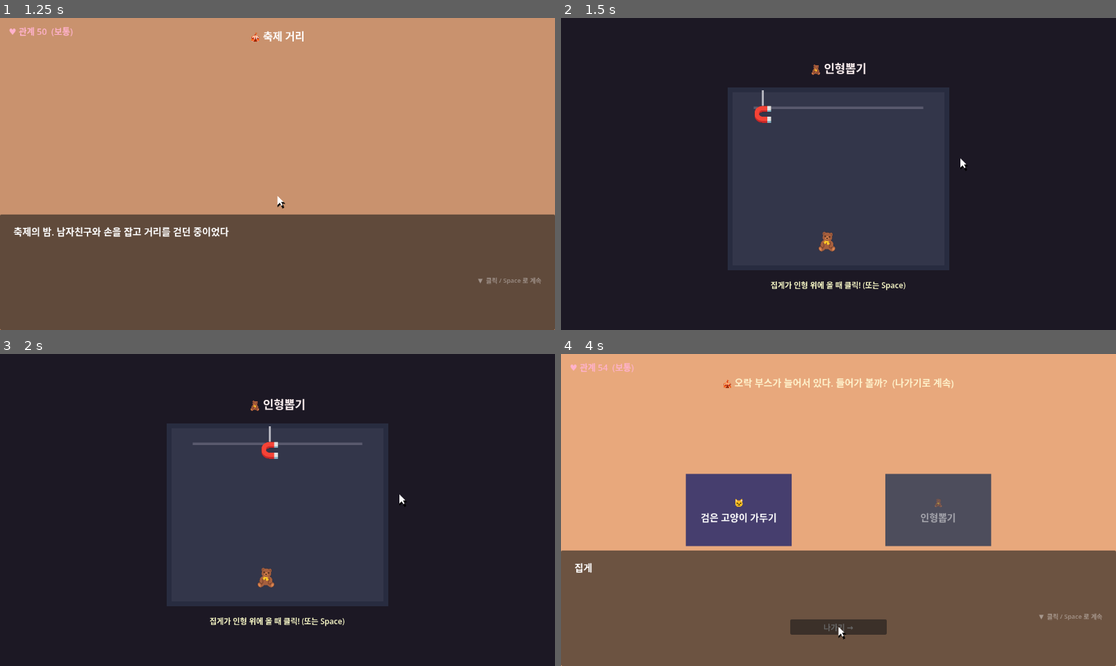
Above: before the commit, frames 1-4 (two rows, left to right).
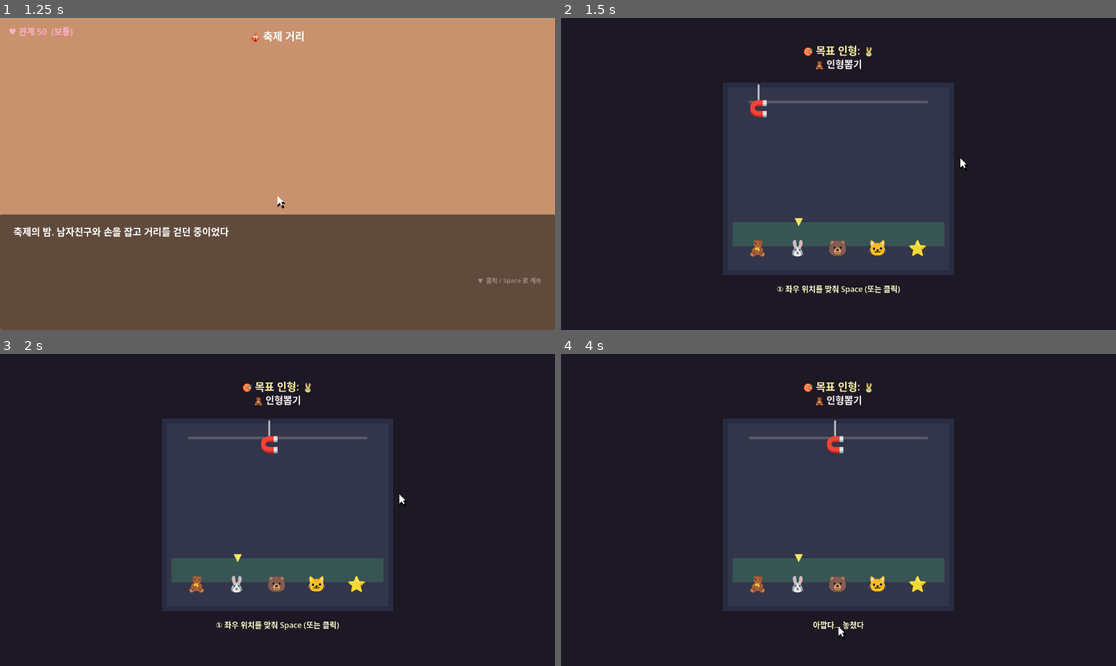
Above: after the commit, the same moments.

Repository: yellyB/game-65percnt
Game: Godot game, scene res://scenes/Main.tscn
Two runs of this game, one before a commit and one after it. Both use one fixed random seed, a clock stepped at 60 frames per second and the inputs below.
Inputs (mouse positions are in pixels of both pictures, inside the frame that each line leads up to):
- Up to frame 1 (1.25 s): click "▶ 처음부터 시작" at 0.5 s
- Up to frame 2 (1.5 s): tap Enter (ui_accept) at 1.25 s; move the mouse to (960, 158) at 1.27 s; tap Space at 1.35 s; click (960, 158) at 1.42 s
- Up to frame 3 (2 s): tap Enter (ui_accept) at 1.52 s
- Up to frame 4 (4 s): click "나가기 →" at 2 s; click "나가기 →" at 2.75 s; click "나가기 →" at 3.5 s

Frame 1 is identical in both runs. In frame 2, 7.3% of the frame differs, in the area x 29-71%, y 8-89%; in frame 3, 7.3%; in frame 4, 100%, in the area x 0-100%, y 0-100%.

Commit message:
인형뽑기 2단계 + 목표 인형 뽑기로 개편
- ① 좌우 위치 맞춰 Space → ② 하강 중 잡기 구간에서 Space (자동 잡기 X)
- 여러 인형 중 표시된 '목표 인형'을 정확히 뽑아야 성공 (x 정렬 + 타이밍)

Co-Authored-By: Claude Opus 4.8 (1M context) <noreply@anthropic.com>

Diff:
--- a/godot/scripts/ClawMachine.gd
+++ b/godot/scripts/ClawMachine.gd
@@ -1,80 +1,97 @@
 extends Control
-## 인형뽑기 미니게임. 집게가 좌우로 움직이고, 클릭/Space 로 내려서 인형을 집는다.
-## 집게가 인형과 tolerance 안에서 멈추면 성공. 로직은 타이밍과 같지만 연출이 실제 집게.
+## 인형뽑기 미니게임 (2단계).
+##  ① 집게가 좌우로 움직임 → Space/클릭 으로 정지 (목표 인형 x 에 맞추기)
+##  ② 집게가 내려갈 때 → 인형에 닿는 순간(잡기 구간) Space/클릭 으로 잡기 (타이밍, 자동 아님)
+##  여러 인형이 쌓여있고, 표시된 '목표 인형'을 정확히 뽑아야 성공.
 
 signal finished(win: bool)
 
-var speed_frac := 0.8    # 레일 폭 대비 초당 이동 (클수록 빠름=어려움) — Main 이 덮어씀
-var tolerance := 38.0    # 집게-인형 정렬 허용 px (작을수록 어려움)
+var speed_frac := 0.85    # 좌우 이동 속도 (레일폭 대비/초) — 클수록 어려움
+var tolerance := 34.0     # 목표 인형과의 x 허용 오차 px
 
-var _state := "move"     # move / drop / rise / done
+const DROP_SPEED := 260.0 # 하강 속도 (느릴수록 잡기 타이밍 쉬움)
+const DOLL_EMOJIS := ["🧸", "🐰", "🐻", "🐱", "⭐", "🎁", "🐧"]
+
+var _state := "aim"       # aim / drop / rise / done
 var _claw_x := 0.0
 var _claw_y := 0.0
 var _dir := 1.0
 var _rail_left := 0.0
 var _rail_right := 0.0
 var _rail_y := 0.0
-var _doll_x := 0.0
+var _grab_top := 0.0
+var _grab_bottom := 0.0
 var _doll_y := 0.0
+var _resolved := false
 var _grabbed := false
 var _win := false
-const DROP_SPEED := 430.0
+
+var _dolls: Array = []    # [{x, emoji, node}]
+var _target := 0
 
 var _cable: ColorRect
-var _doll: Label
 var _claw: Label
-var _status: Label
+var _hint: Label
 
 func _ready() -> void:
 	mouse_filter = Control.MOUSE_FILTER_STOP
 	var vp := get_viewport_rect().size
-	var bw := 460.0
-	var bh := 380.0
+	var bw := 480.0
+	var bh := 400.0
 	var bx := (vp.x - bw) / 2.0
 	var by := (vp.y - bh) / 2.0 + 10.0
-	_rail_y = by + 46.0
+	_rail_y = by + 44.0
 	_rail_left = bx + 54.0
 	_rail_right = bx + bw - 54.0
-	_doll_y = by + bh - 74.0
-	_doll_x = randf_range(_rail_left, _rail_right)
+	_doll_y = by + bh - 66.0
+	_grab_top = _doll_y - 44.0
+	_grab_bottom = _doll_y + 6.0
 	_claw_x = _rail_left
 	_claw_y = _rail_y
 
-	var box := ColorRect.new()
-	box.color = Color8(40, 44, 64)
-	box.position = Vector2(bx, by); box.size = Vector2(bw, bh)
-	box.mouse_filter = Control.MOUSE_FILTER_IGNORE
-	add_child(box)
-	var glass := ColorRect.new()
-	glass.color = Color(1, 1, 1, 0.05)
-	glass.position = Vector2(bx + 10, by + 10); glass.size = Vector2(bw - 20, bh - 20)
-	glass.mouse_filter = Control.MOUSE_FILTER_IGNORE
-	add_child(glass)
-	var rail := ColorRect.new()
-	rail.color = Color8(90, 90, 110)
-	rail.position = Vector2(_rail_left, _rail_y - 6); rail.size = Vector2(_rail_right - _rail_left, 5)
-	rail.mouse_filter = Control.MOUSE_FILTER_IGNORE
-	add_child(rail)
+	_rect_at(Color8(40, 44, 64), Vector2(bx, by), Vector2(bw, bh))
+	_rect_at(Color(1, 1, 1, 0.05), Vector2(bx + 10, by + 10), Vector2(bw - 20, bh - 20))
+	_rect_at(Color8(90, 90, 110), Vector2(_rail_left, _rail_y - 6), Vector2(_rail_right - _rail_left, 5))
+	# 잡기 구간(닿는 순간 표시)
+	_rect_at(Color(0.3, 0.9, 0.5, 0.18), Vector2(bx + 20, _grab_top), Vector2(bw - 40, _grab_bottom - _grab_top))
 
-	_cable = ColorRect.new()
-	_cable.color = Color8(180, 180, 190)
-	_cable.mouse_filter = Control.MOUSE_FILTER_IGNORE
-	add_child(_cable)
-	_doll = _emoji("🧸", 46)
-	_claw = _emoji("🧲", 40)
+	# 인형 여러 개 (서로 다른 이모지, 한 줄로 배치)
+	var count := 5
+	var pile_l := bx + 74.0
+	var pile_r := bx + bw - 74.0
+	for i in count:
+		var t := float(i) / float(count - 1)
+		var lab := Label.new()
+		lab.add_theme_font_size_override("font_size", 40)
+		lab.mouse_filter = Control.MOUSE_FILTER_IGNORE
+		lab.text = DOLL_EMOJIS[i % DOLL_EMOJIS.size()]
+		add_child(lab)
+		_dolls.append({"x": lerpf(pile_l, pile_r, t), "emoji": DOLL_EMOJIS[i % DOLL_EMOJIS.size()], "node": lab})
+	_target = randi() % _dolls.size()
 
-	var title := _center_text(String(Loc.t("claw_title")), 24, Color(1, 0.95, 0.95), by - 58)
-	title.add_theme_font_size_override("font_size", 24)
-	_status = _center_text(String(Loc.t("claw_hint")), 16, Color(1, 1, 0.8), by + bh + 18)
+	_cable = _rect_at(Color8(180, 180, 190), Vector2.ZERO, Vector2(4, 4))
+	_claw = Label.new(); _claw.text = "🧲"; _claw.add_theme_font_size_override("font_size", 40)
+	_claw.mouse_filter = Control.MOUSE_FILTER_IGNORE
+	add_child(_claw)
+
+	_center_text("%s %s" % [Loc.t("claw_target"), _dolls[_target]["emoji"]], 22, Color(1, 0.95, 0.6), by - 84)
+	_center_text(String(Loc.t("claw_title")), 20, Color(1, 0.95, 0.95), by - 54)
+	_hint = _center_text(String(Loc.t("claw_hint_aim")), 16, Color(1, 1, 0.8), by + bh + 16)
+	# 목표 인형 위 화살표
+	var arrow := Label.new(); arrow.text = "▼"; arrow.add_theme_font_size_override("font_size", 22)
+	arrow.modulate = Color(1, 0.9, 0.4)
+	arrow.mouse_filter = Control.MOUSE_FILTER_IGNORE
+	arrow.position = Vector2(_dolls[_target]["x"] - 8, _doll_y - 62)
+	add_child(arrow)
+
 	_update_visual()
 
-func _emoji(txt: String, fsize: int) -> Label:
-	var l := Label.new()
-	l.text = txt
-	l.add_theme_font_size_override("font_size", fsize)
-	l.mouse_filter = Control.MOUSE_FILTER_IGNORE
-	add_child(l)
-	return l
+func _rect_at(col: Color, pos: Vector2, sz: Vector2) -> ColorRect:
+	var r := ColorRect.new()
+	r.color = col; r.position = pos; r.size = sz
+	r.mouse_filter = Control.MOUSE_FILTER_IGNORE
+	add_child(r)
+	return r
 
 func _center_text(txt: String, fsize: int, col: Color, top: float) -> Label:
 	var l := Label.new()
@@ -88,41 +105,53 @@
 	add_child(l)
 	return l
 
+func _press() -> void:
+	if _state == "aim":
+		_state = "drop"
+		_hint.text = String(Loc.t("claw_hint_grab"))
+	elif _state == "drop":
+		_try_grab()
+
+func _try_grab() -> void:
+	if _resolved:
+		return
+	_resolved = true
+	var in_zone := _claw_y >= _grab_top and _claw_y <= _grab_bottom
+	_win = in_zone and absf(_claw_x - _dolls[_target]["x"]) <= tolerance
+	_grabbed = _win
+	_state = "rise"
+
 func _gui_input(event: InputEvent) -> void:
-	if _state != "move":
-		return
 	if event is InputEventMouseButton and event.button_index == MOUSE_BUTTON_LEFT and event.pressed:
 		accept_event()
-		_state = "drop"
+		_press()
 
 func _unhandled_input(event: InputEvent) -> void:
-	if _state != "move":
-		return
 	if event is InputEventKey and event.pressed and not event.echo and event.keycode == KEY_SPACE:
 		get_viewport().set_input_as_handled()
-		_state = "drop"
+		_press()
 
 func _process(delta: float) -> void:
 	match _state:
-		"move":
+		"aim":
 			_claw_x += _dir * speed_frac * (_rail_right - _rail_left) * delta
-			if _claw_x >= _rail_right:
-				_claw_x = _rail_right; _dir = -1.0
-			elif _claw_x <= _rail_left:
-				_claw_x = _rail_left; _dir = 1.0
+			if _claw_x >= _rail_right: _claw_x = _rail_right; _dir = -1.0
+			elif _claw_x <= _rail_left: _claw_x = _rail_left; _dir = 1.0
 		"drop":
 			_claw_y += DROP_SPEED * delta
 			if _claw_y >= _doll_y:
 				_claw_y = _doll_y
-				_win = absf(_claw_x - _doll_x) <= tolerance
-				_grabbed = _win
-				_state = "rise"
+				if not _resolved:
+					_resolved = true
+					_win = false
+					_grabbed = false
+					_state = "rise"
 		"rise":
 			_claw_y -= DROP_SPEED * delta
 			if _claw_y <= _rail_y:
 				_claw_y = _rail_y
 				_state = "done"
-				_status.text = String(Loc.t("claw_win")) if _win else String(Loc.t("claw_lose"))
+				_hint.text = String(Loc.t("claw_win")) if _win else String(Loc.t("claw_lose"))
 				get_tree().create_timer(0.7).timeout.connect(func(): finished.emit(_win))
 	_update_visual()
 
@@ -130,7 +159,8 @@
 	_claw.position = Vector2(_claw_x - 20, _claw_y - 22)
 	_cable.position = Vector2(_claw_x - 2, _rail_y - 40)
 	_cable.size = Vector2(4, _claw_y - (_rail_y - 40))
-	if _grabbed:
-		_doll.position = Vector2(_claw_x - 23, _claw_y + 12)
-	else:
-		_doll.position = Vector2(_doll_x - 23, _doll_y - 23)
+	for d in _dolls:
+		if _grabbed and d == _dolls[_target]:
+			d["node"].position = Vector2(_claw_x - 22, _claw_y + 12)
+		else:
+			d["node"].position = Vector2(d["x"] - 22, _doll_y - 22)
--- a/godot/scripts/GameState.gd
+++ b/godot/scripts/GameState.gd
@@ -21,12 +21,17 @@
 func has_flag(key: String) -> bool:
 	return flags.get(key, false)
 
+## 엔딩 임계값 (밸런스 — DESIGN.md 참고)
+const ENDING_B_MIN := 50    # 이상이면 B (여지)
+const ENDING_C_MIN := 60    # C 는 게이지 이 이상 + 숨은 단서 전부
+const HIDDEN_TOTAL := 2      # 숨은 고양이 총 2마리
+
 ## 마지막에 호출 — 게이지/플래그로 엔딩을 고른다.
 ## 숫자(65%)는 미끼이고, 진짜 결말은 여기서 갈린다.
 func compute_ending() -> String:
-	if found_hidden >= 1 and gauge >= 55:
-		return "C"          # 히든: 숨은 단서 + 높은 게이지
-	if gauge >= 50:
+	if found_hidden >= HIDDEN_TOTAL and gauge >= ENDING_C_MIN:
+		return "C"          # 히든(완벽): 숨은 단서 전부 + 높은 게이지 = 관찰+다정
+	if gauge >= ENDING_B_MIN:
 		return "B"          # 씁쓸하지만 여지 있음
 	return "A"              # 냉담 — 원작 배드
 
--- a/godot/text/ko.gd
+++ b/godot/text/ko.gd
@@ -77,8 +77,10 @@
 	"mg_claw_win": ["집게가 정확히 인형을 집어 올렸다!", "\"자, 선물.\" 그가 인형을 건넨다. ...심장이 살짝 뛴다."],
 	"mg_claw_lose": ["아깝게 빗나갔다. 인형이 툭 떨어진다.", "\"에이, 다음엔 꼭 뽑아줄게.\" 그가 머쓱하게 웃는다."],
 	"claw_title": "🧸 인형뽑기",
-	"claw_hint": "집게가 인형 위에 올 때 클릭! (또는 Space)",
-	"claw_win": "잡았다! 🎉",
+	"claw_target": "🎯 목표 인형:",
+	"claw_hint_aim": "① 좌우 위치를 맞춰 Space (또는 클릭)",
+	"claw_hint_grab": "② 인형에 닿는 순간 Space! (초록 구간)",
+	"claw_win": "목표 인형을 뽑았다! 🎉",
 	"claw_lose": "아깝다... 놓쳤다",
 	"hub_prompt": "🎪 오락 부스가 늘어서 있다. 들어가 볼까?  (나가기로 계속)",
 	"hub_exit": "나가기 →",
Not shown, changed: godot/DESIGN.md
